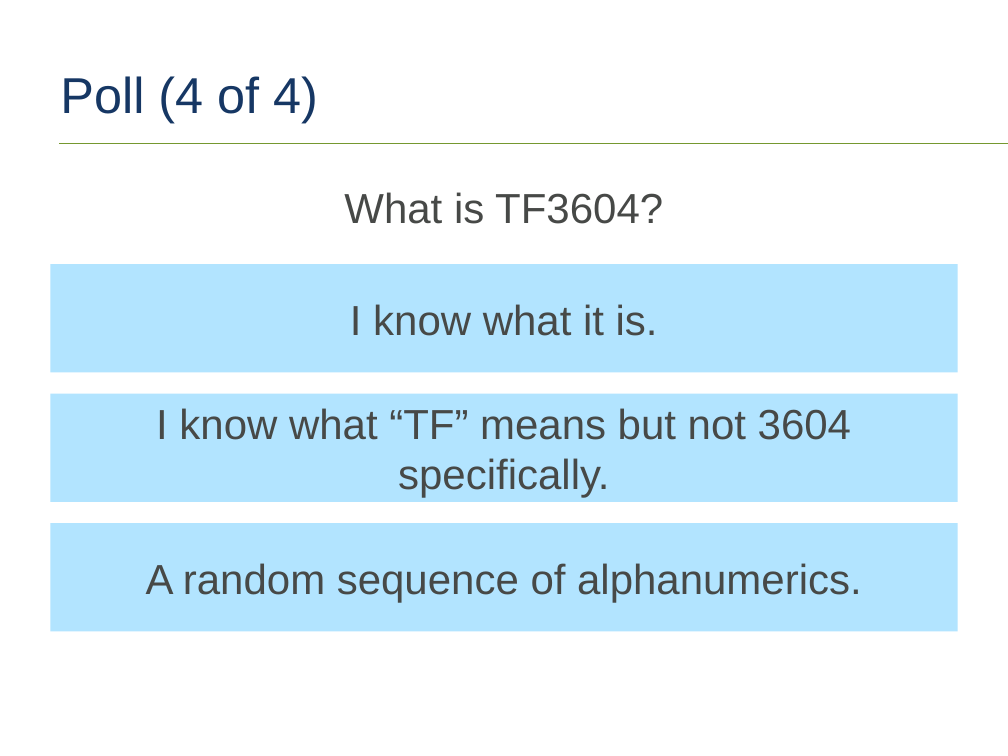
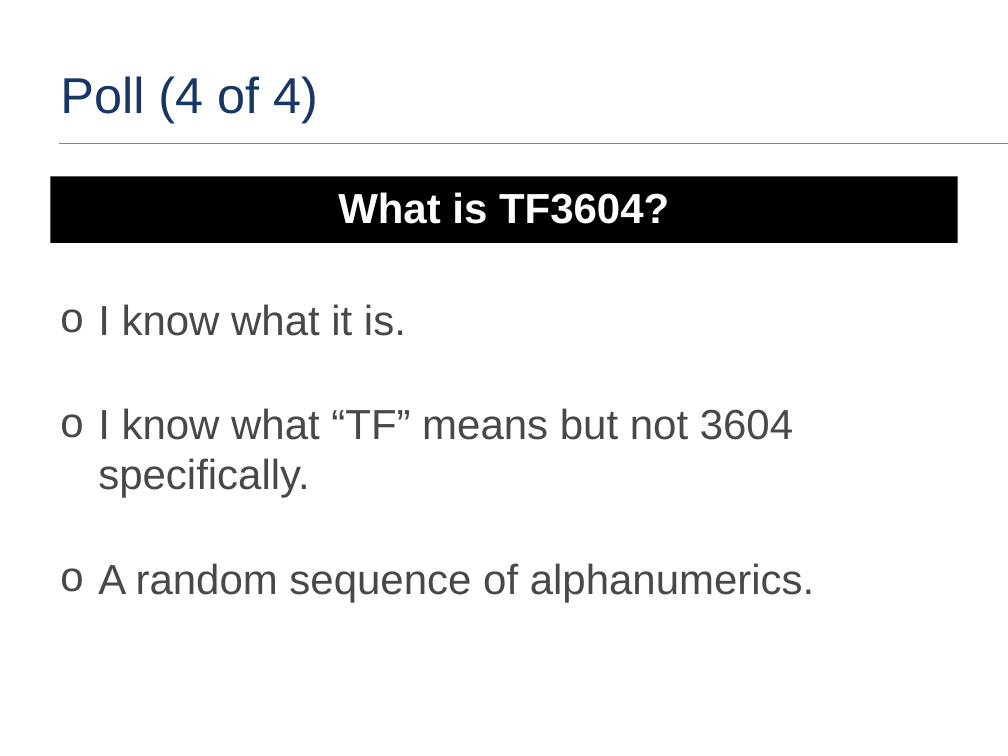
Before and after one commit to tf3604/OptimizerPresentation, a slide deck: slide 10 of Optimizer.pptx. Drawn at 1008x756 pixels with LibreOffice and Linux fonts; fonts in the diff are those of the drawing; background and template pictures are left out. Boxes give left, top, right and bottom in pixels: in the first picture for what was removed or moved away, otherwise in the second. Text is boxed around its words. In the diff, an @@ line names an element or a change of style, - is before the commit and + after.

```diff
--- a/Optimizer.pptx
+++ b/Optimizer.pptx
@@ text "What is TF3604?" at (50,176,958,243): text colour #474947 to #FFFFFF, bold on; fill none to #000000 @@
@@ 4 texts: place and size @@
-4 texts at (50,192,958,631)
+4 texts at (50,176,958,602)
@@ alignment centre to left; bullet none to o; fill #B2E4FF to none in 3 elements at (98,304,406,336), (98,408,793,498), (98,563,815,602) @@
```
Also in this commit, not shown: 3 other slides changed.
